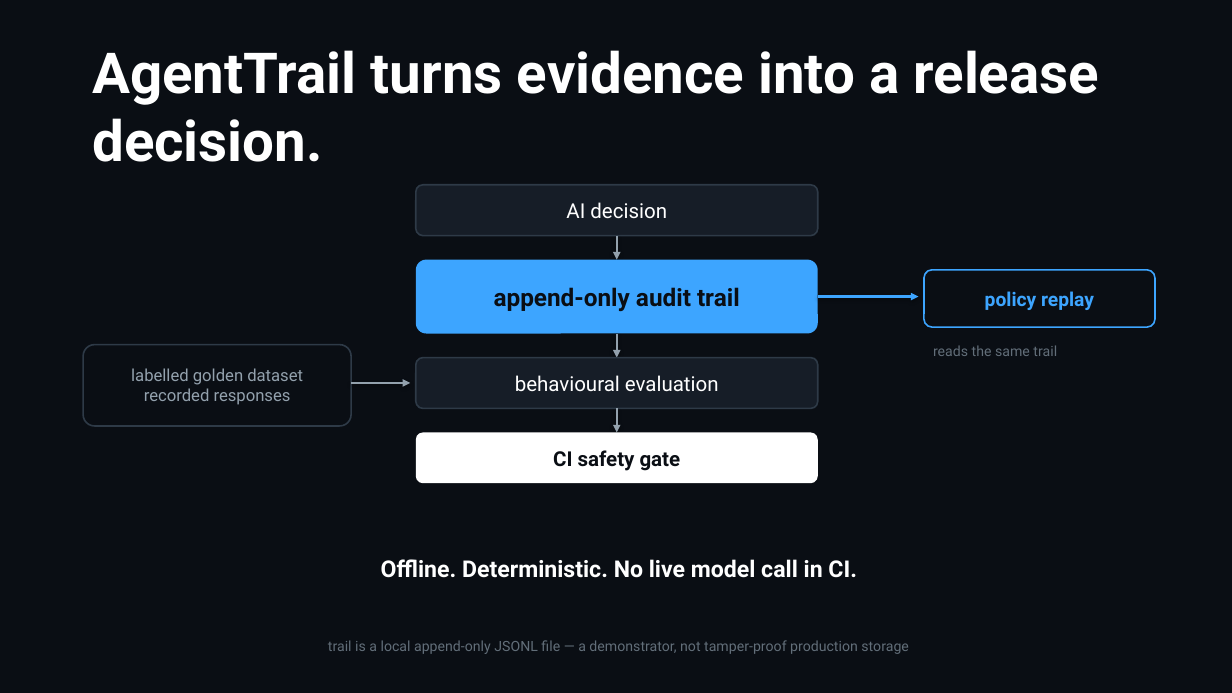
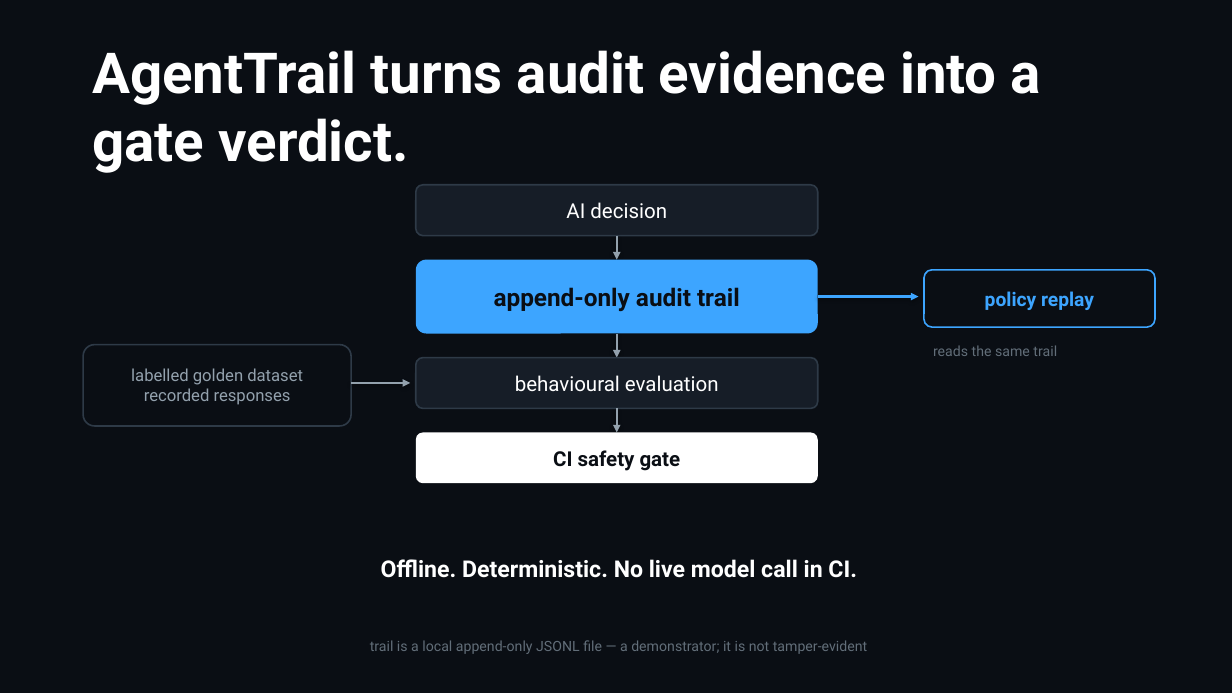
Before and after one commit to SusanaCodes/agenttrail, a slide deck: slide 2 of showcase/AgentTrail-final-showcase.pptx. Drawn at 1232x693 pixels with LibreOffice and Linux fonts; fonts in the diff are those of the drawing. Boxes give left, top, right and bottom in pixels: in the first picture for what was removed or moved away, otherwise in the second. Text is boxed around its words. In the diff, an @@ line names an element or a change of style, - is before the commit and + after.

```diff
--- a/showcase/AgentTrail-final-showcase.pptx
+++ b/showcase/AgentTrail-final-showcase.pptx
@@ text at <box>92,50,1041,173</box>: text changed @@
-AgentTrail turns evidence into a release decision.
+AgentTrail turns audit evidence into a gate verdict.
@@ text at <box>370,640,867,654</box>: text changed @@
-trail is a local append-only JSONL file — a demonstrator, not tamper-proof production storage
+trail is a local append-only JSONL file — a demonstrator; it is not tamper-evident
```
Also in this commit, not shown: 1 slide added, 1 slide removed, 9 other files.
